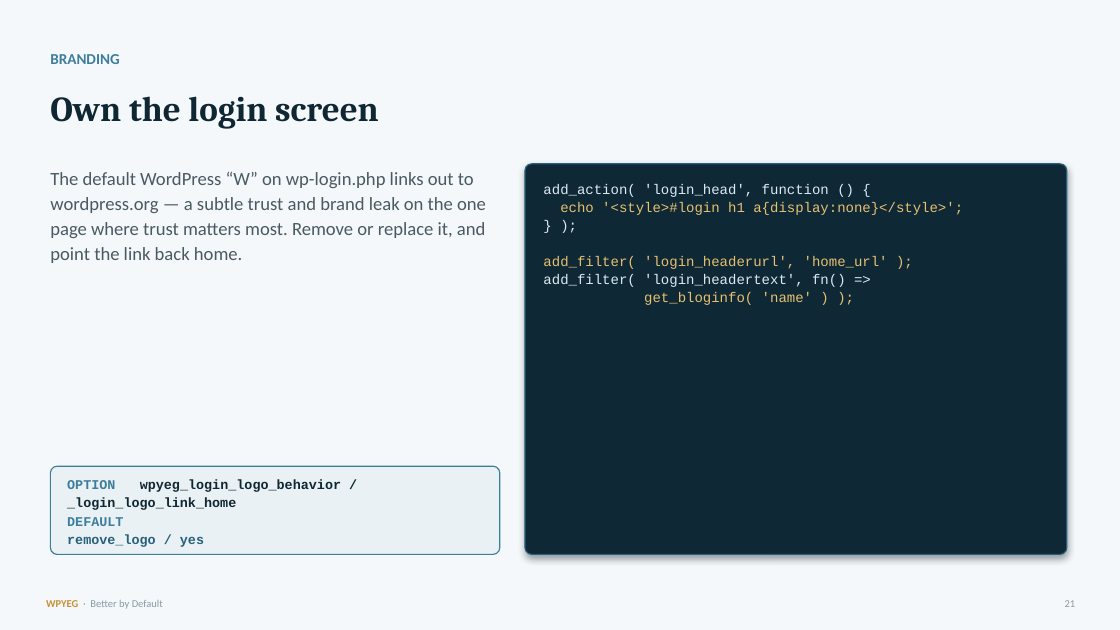
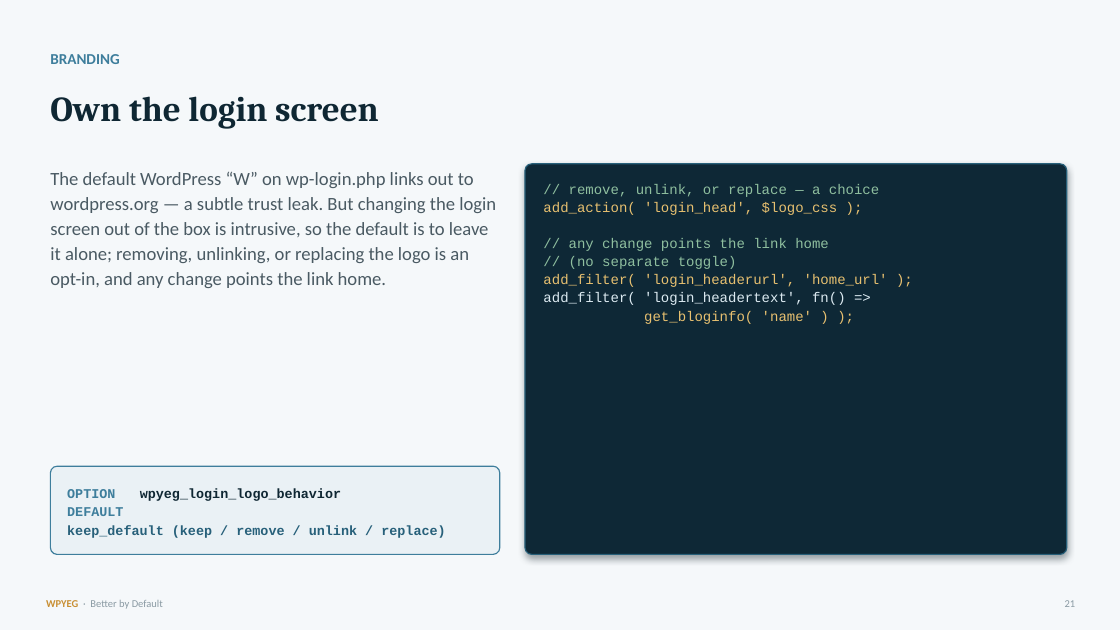
Before and after one commit to WPYEG/Better-by-Default, a slide deck: slide 21 of workshop/Better-by-Default.pptx. Drawn at 1120x630 pixels with LibreOffice and Linux fonts; fonts in the diff are those of the drawing. Boxes give left, top, right and bottom in pixels: in the first picture for what was removed or moved away, otherwise in the second. Text is boxed around its words. In the diff, an @@ line names an element or a change of style, - is before the commit and + after.

Commit message:
docs(workshop): align the deck with the corrected defaults
The workshop deck still taught the pre-alignment model. Update both deck
sources — the iA Presenter markdown and the pptxgenjs generator — and
regenerate the .pptx:

- XML-RPC: granular per-category toggles + multicall server swap, not the
  blunt xmlrpc_enabled=false.
- Application Passwords: available by default (the safer credential), not
  disabled.
- Strong passwords: 15+ chars + breach screening (NIST/OWASP), not 12-char
  forced composition.
- Title-only admin search: post_search_columns, not a posts_search rewrite.
- Login logo: defaults to keep_default; any change links home (the separate
  link toggle is gone).
- Opening framing + cheat sheet updated to match.

Also fix build_deck.js's output path (was a foreign /home/claude path) so
the .pptx builds reproducibly in-repo.

Better-by-Default.pdf still needs re-export from iA Presenter (GUI-only) —
the one deck artifact that can't be regenerated headlessly.

```diff
--- a/workshop/Better-by-Default.pptx
+++ b/workshop/Better-by-Default.pptx
@@ text at (50,172,496,288): text changed @@
-The default WordPress “W” on wp-login.php links out to wordpress.org — a subtle trust and brand leak on the one page where trust matters most. Remove or replace it, and point the link back home.
+The default WordPress “W” on wp-login.php links out to wordpress.org — a subtle trust leak. But changing the login screen out of the box is intrusive, so the default is to leave it alone; removing, unlinking, or replacing the logo is an opt-in, and any change points the link home.
@@ text at (543,184,879,269): text changed; text colour #E7C070 to #8FBF9F @@
-add_action( 'login_head', function () {
-echo '<style>#login h1 a{display:none}</style>';
-} );
+// remove, unlink, or replace — a choice
+add_action( 'login_head', $logo_css );
+// any change points the link home
+// (no separate toggle)
@@ text at (67,488,341,501): text changed @@
-OPTION wpyeg_login_logo_behavior / _login_logo_link_home
+OPTION wpyeg_login_logo_behavior
@@ text at (67,525,445,538): text changed @@
-remove_logo / yes
+keep_default (keep / remove / unlink / replace)
```
Also in this commit, not shown: 7 other slides changed, 2 other files.
